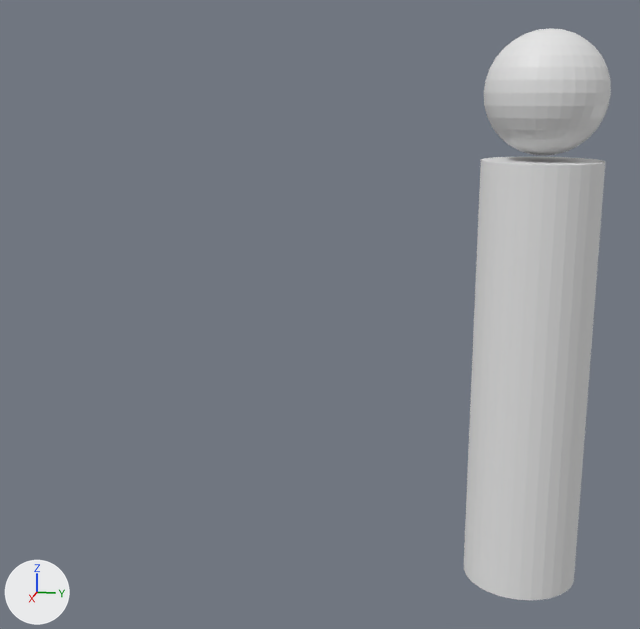
The Blender file src/utils/visual_setup/source_assets/psmove.blend: old version first, new version second.
The view is the same before and after, from a camera (50 mm lens) standing at (30.6, -1.4, 0.0) and looking at (0.0, -7.5, -7.6). Lighting does not change. The marker at lower left points along +X, +Y and +Z.
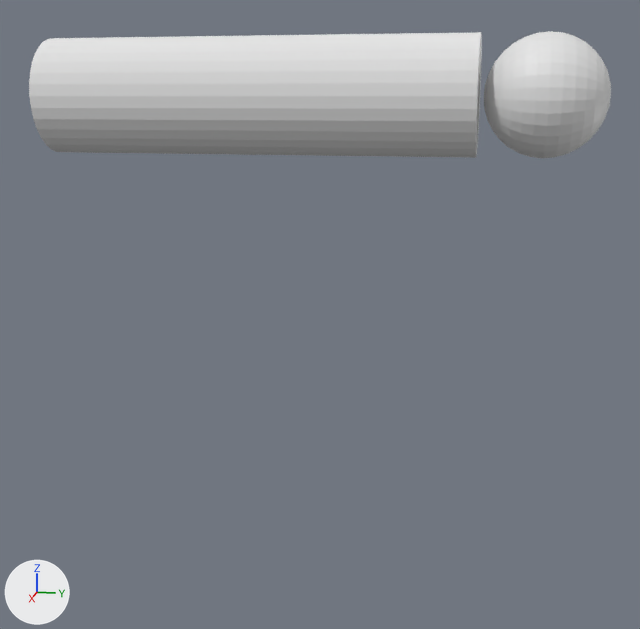
Location of each change, [x1, y1, x2, y2] in pixels of the pictures (640 x 629 px):
'Cylinder', moved, turned: before [464, 157, 605, 600]; after [29, 32, 482, 158]
'Sphere', moved: before [484, 28, 611, 156]; after [484, 31, 611, 158]

The change in detail:
Object 'Cylinder' (ob_cylinder) moves from (0.02, 0.0, -9.54) to (0.02, -9.65, 0.03).
Object 'Cylinder' (ob_cylinder) turns from (0, 0, 0) to (90, 0, 0) degrees about x, y and z.
Object 'Sphere' (ob_sphere) moves from (0.02, 0.0, 0.12) to (0.02, 0.01, 0.03).
